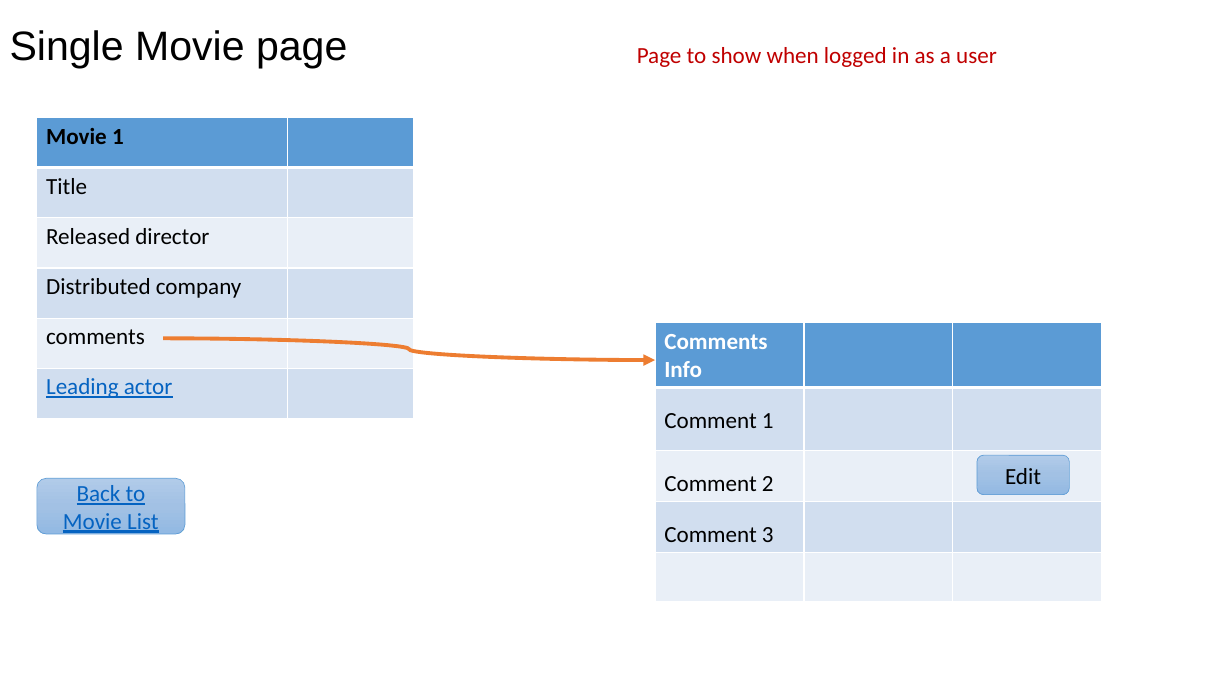
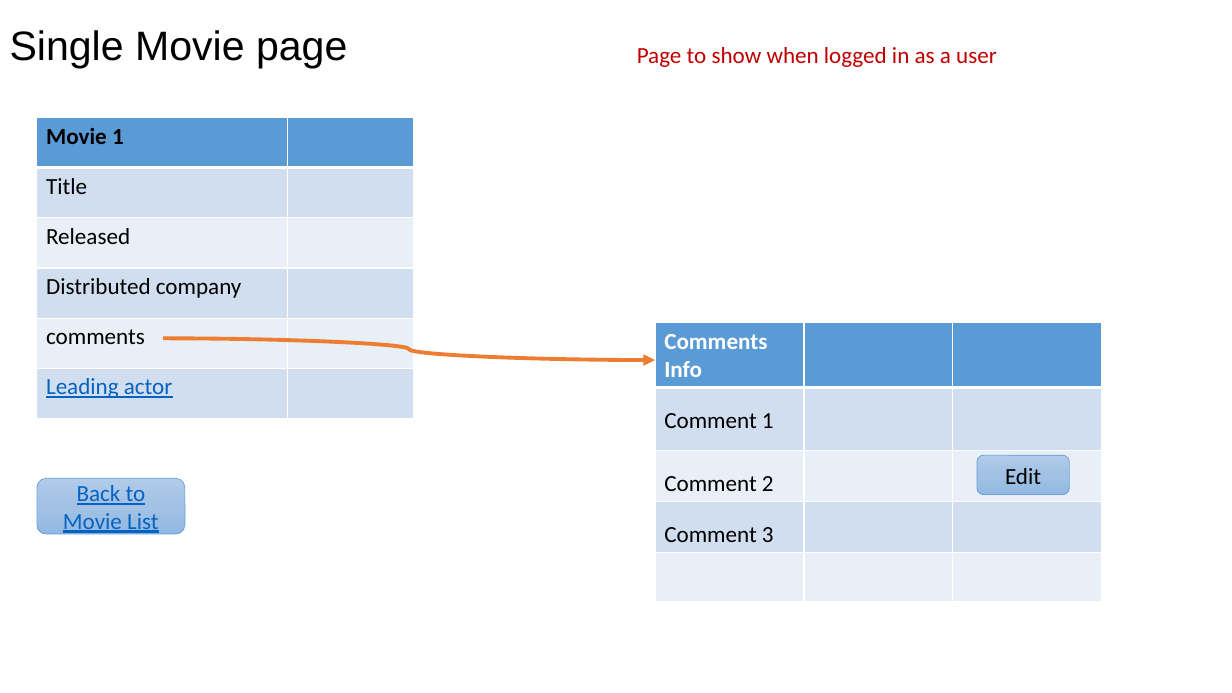
Before and after one commit to Shih-ChunHuang/Frontend-webService, a slide deck: slide 3 of 304-UI.pptx. Drawn at 1232x693 pixels with LibreOffice and Linux fonts; fonts in the diff are those of the drawing. Boxes give left, top, right and bottom in pixels: in the first picture for what was removed or moved away, otherwise in the second. Text is boxed around its words. In the diff, an @@ line names an element or a change of style, - is before the commit and + after.

```diff
--- a/304-UI.pptx
+++ b/304-UI.pptx
@@ table at [37, 117, 413, 419] @@
-row 3, column 1: Released director
+row 3, column 1: Released
```
Also in this commit, not shown: 2 other slides changed.
